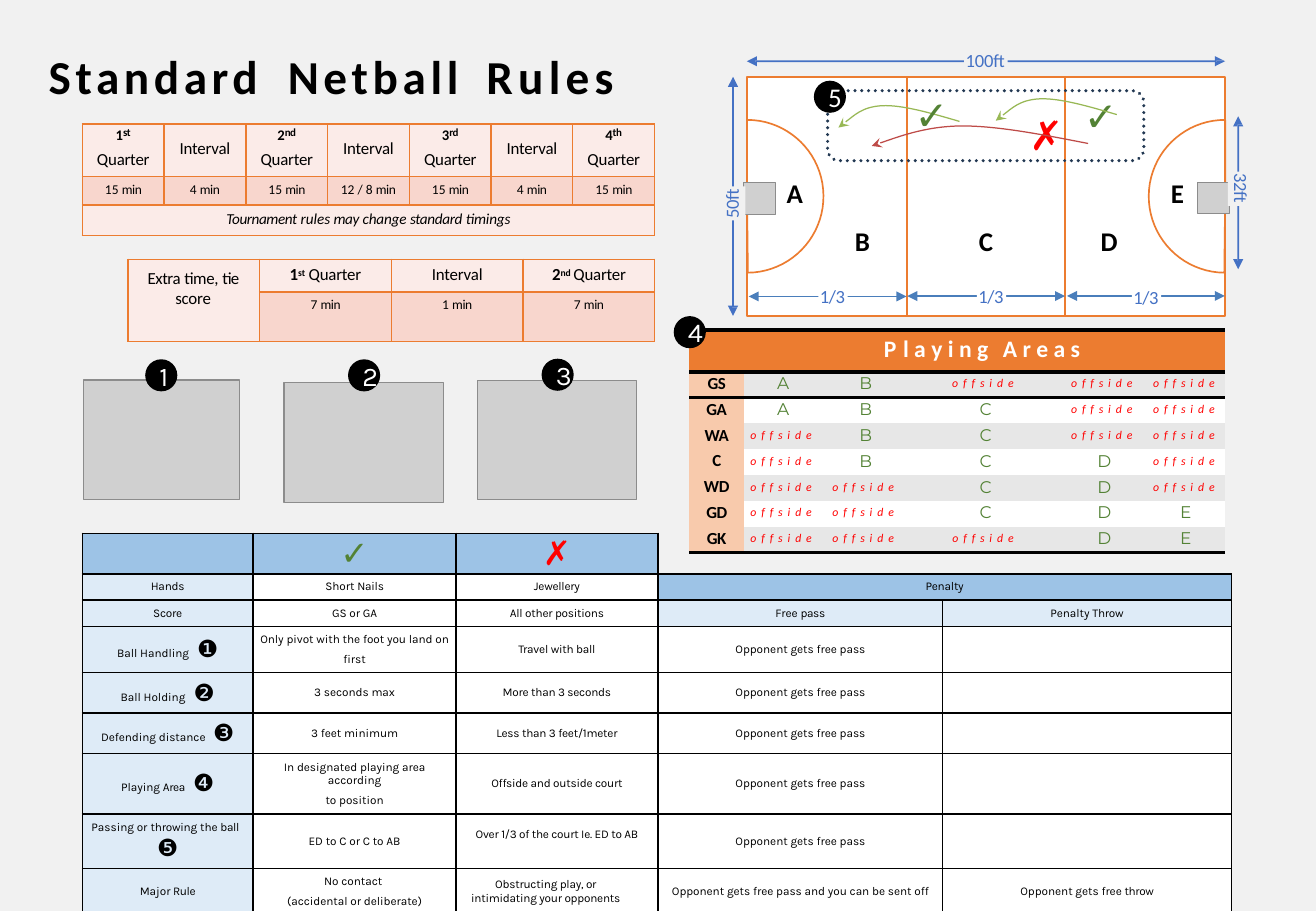
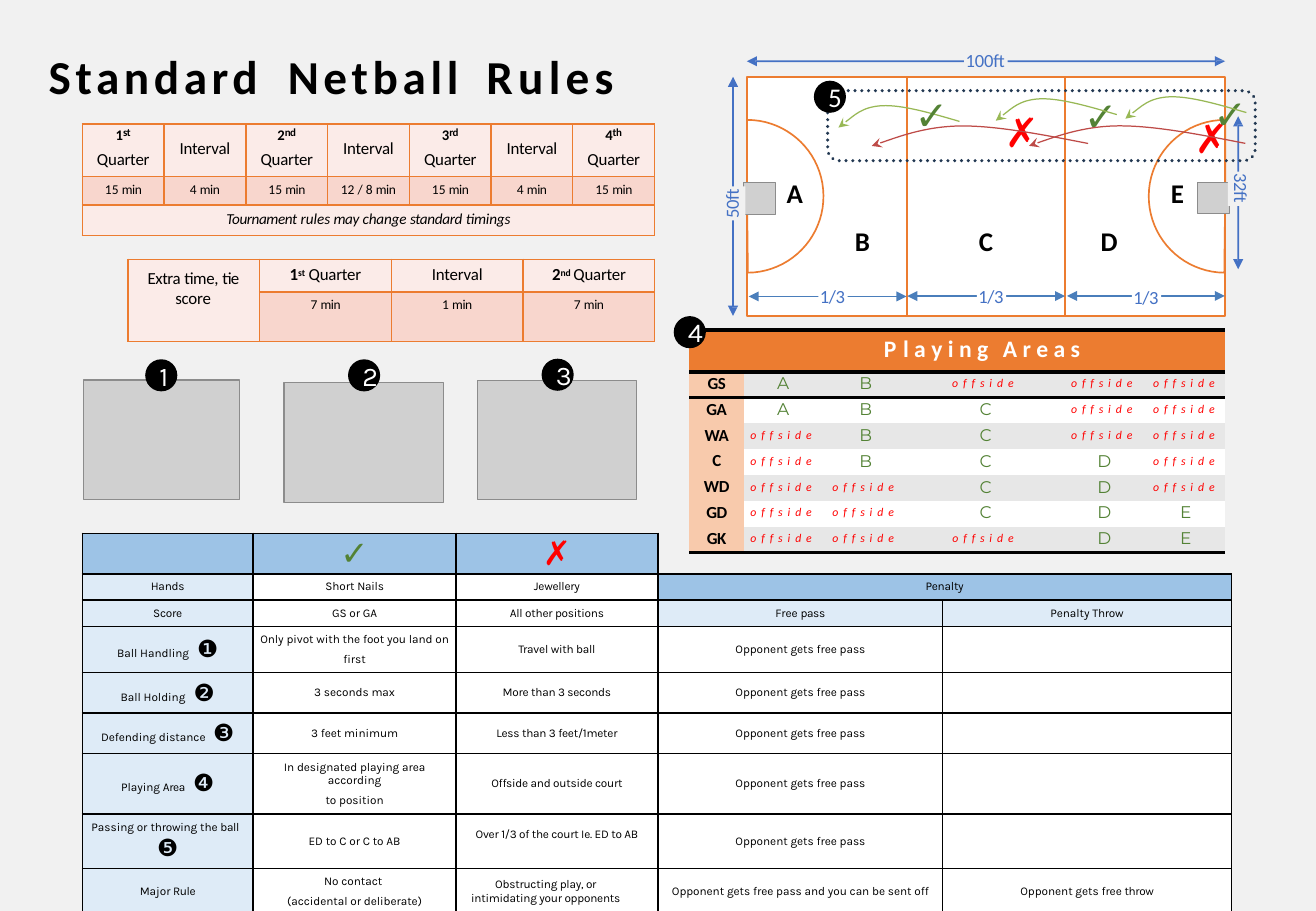
Before and after one commit to a-faros/base, a slide deck: slide 2 of MentalFitness/netball.pptx. Drawn at 1316x911 pixels with LibreOffice and Linux fonts; fonts in the diff are those of the drawing; grey boxes stand for pictures; background and template pictures are left out. Boxes give left, top, right and bottom in pixels: in the first picture for what was removed or moved away, otherwise in the second. Text is boxed around its words. In the diff, an @@ line names an element or a change of style, - is before the commit and + after.

```diff
--- a/MentalFitness/netball.pptx
+++ b/MentalFitness/netball.pptx
@@ text added at [1202, 84, 1248, 145], 24 pt, text #538235 @@
+✓
@@ rounded rectangle: place and size @@
-rounded rectangle at [828, 91, 1143, 162]
+rounded rectangle at [828, 91, 1255, 162]
@@ text "✗": place and size @@
-text "✗" at [1017, 105, 1063, 165]
+text "✗" at [993, 101, 1039, 162]
@@ freeform shape added at [1125, 97, 1247, 119], outline #98B955 0.75 pt @@
@@ text added at [1184, 107, 1230, 168], 24 pt, text #FF0000 @@
+✗
@@ freeform shape added at [1029, 126, 1246, 146], outline #BF4C48 0.75 pt @@
```
Also in this commit, not shown: 1 other slide changed, 1 other file.
